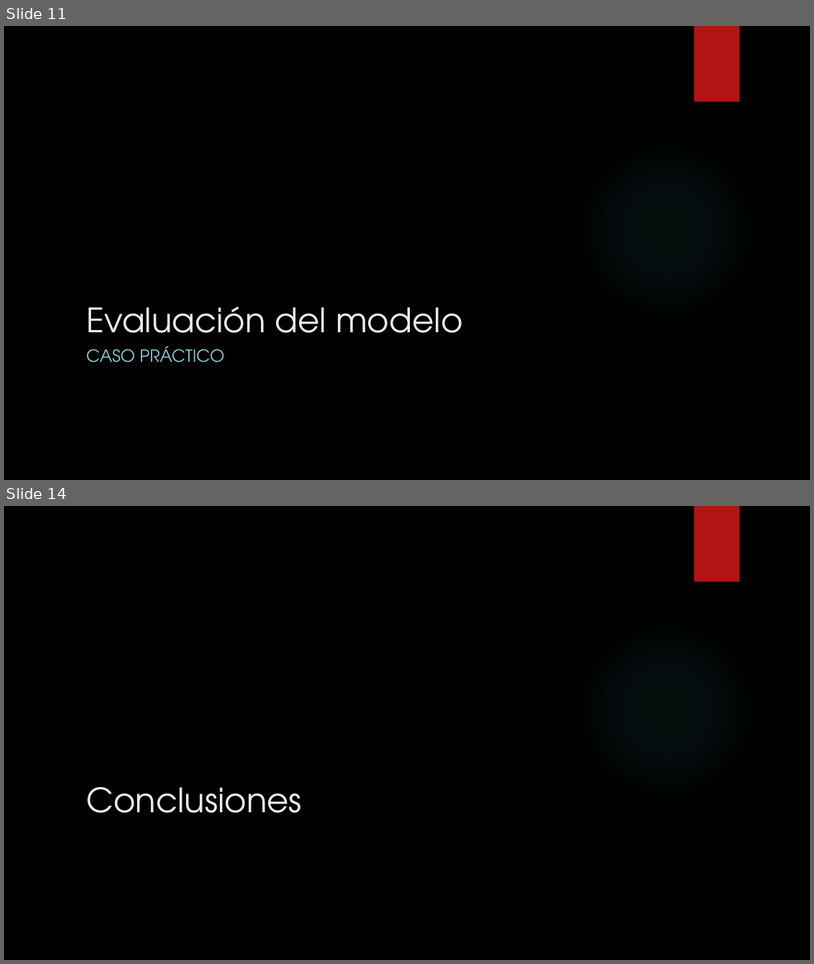
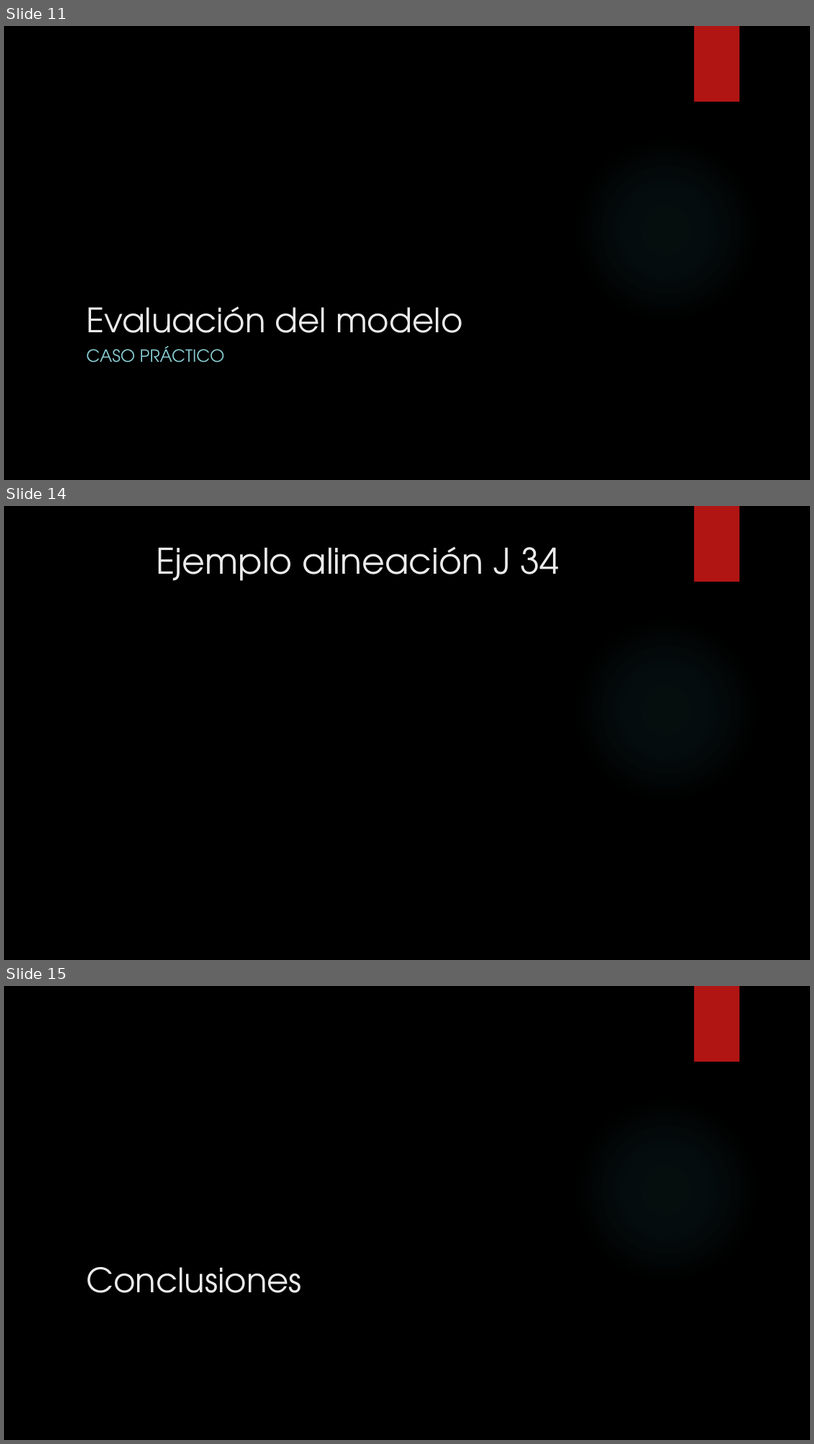
Before and after one commit to Gobuub/Proyecto-Final-Bootcamp, a slide deck: ML_Project.pptx. Shown one above the other, each under a label of ours: slides 11 and 14 before the commit, slides 11, 14 and 15 after it; the slides between them are not shown. The pictures are 814x964 and 814x1444 pixels, drawn with LibreOffice and Linux fonts; fonts in the diff are those of the drawing; background and template pictures are left out. Boxes give left, top, right and bottom in pixels: in the first picture for what was removed or moved away, otherwise in the second. Text is boxed around its words. In the diff, an @@ line names an element or a change of style, - is before the commit and + after.

```diff
--- a/ML_Project.pptx
+++ b/ML_Project.pptx
@@ slide 14 added at (4,506,810,960), background picture (left out); not listed: 2 template elements that a slide beside it also shows @@
@@ title added at (156,546,559,581), 42 pt, text #EBEBEB @@
+Ejemplo alineación J 34
@@ what was slide 14 is now slide 15 @@
```
Also in this commit, not shown: 6 slides changed, 3 other files.
